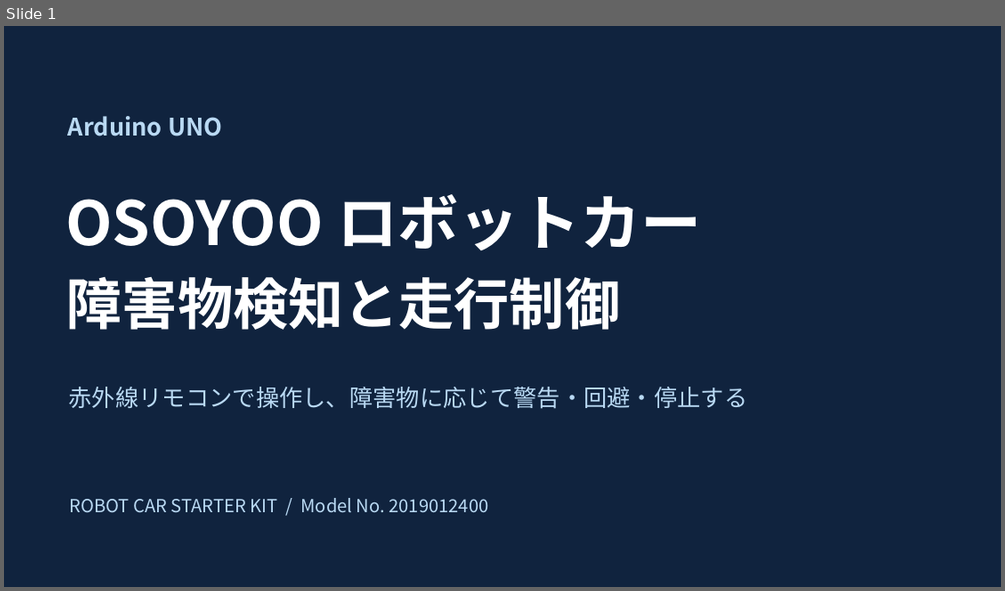
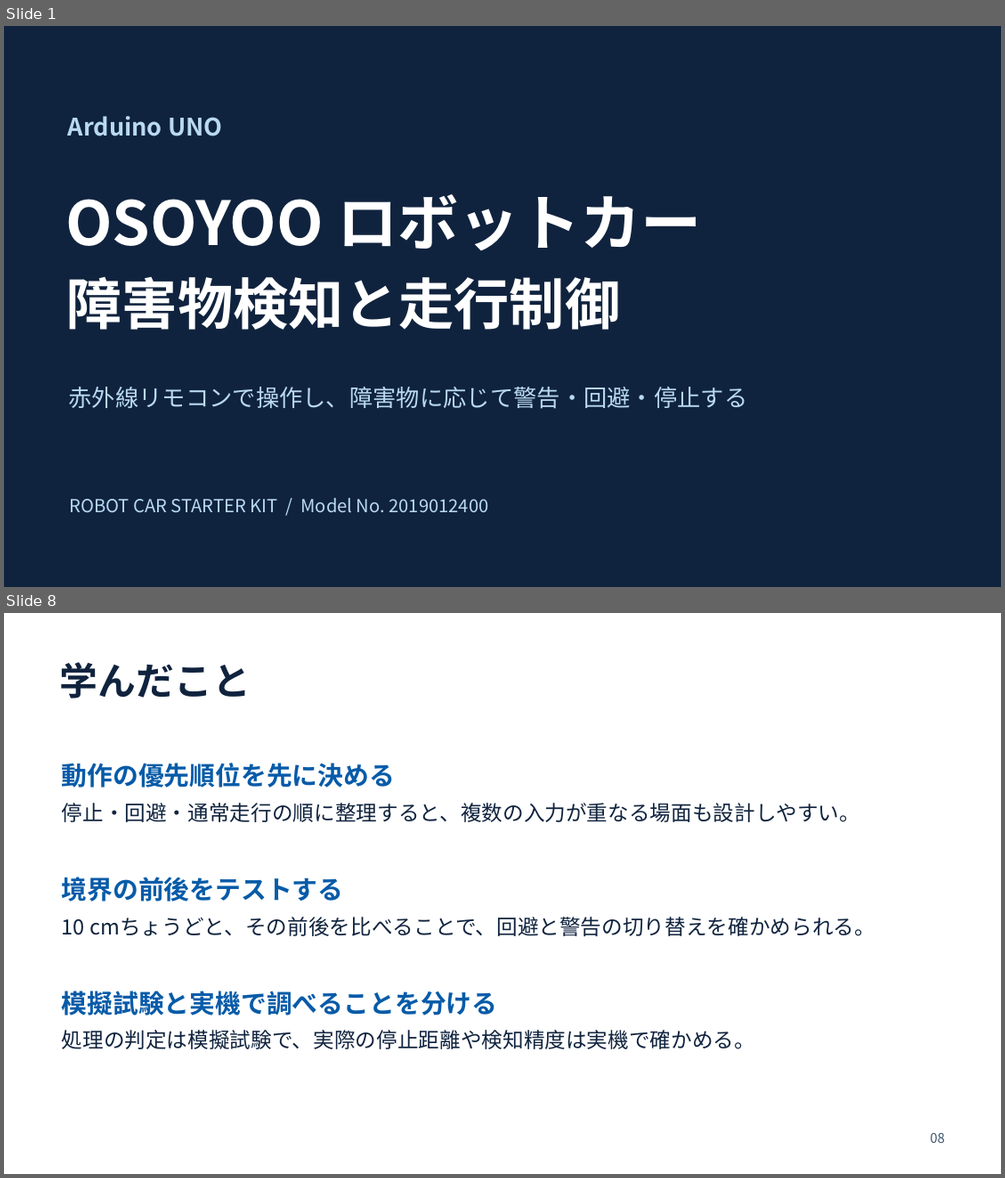
Before and after one commit to aaa1550/-, a slide deck: docs/files/OSOYOO_robot_car_presentation.pptx. Shown one above the other, each under a label of ours: slide 1 before the commit, slides 1 and 8 after it; the slides between them are not shown. The pictures are 1005x591 and 1005x1178 pixels, drawn with LibreOffice and Linux fonts; fonts in the diff are those of the drawing. Boxes give left, top, right and bottom in pixels: in the first picture for what was removed or moved away, otherwise in the second. Text is boxed around its words. In the diff, an @@ line names an element or a change of style, - is before the commit and + after.

```diff
--- a/docs/files/OSOYOO_robot_car_presentation.pptx
+++ b/docs/files/OSOYOO_robot_car_presentation.pptx
@@ slide 8 added at <box>4,613,1001,1174</box>, background #FFFFFF @@
@@ text added at <box>60,662,251,698</box>, 36.8 pt, text #10233E, bold @@
+学んだこと
@@ text added at <box>62,763,395,787</box>, 24.8 pt, text #075BA8, bold @@
+動作の優先順位を先に決める
@@ text added at <box>62,803,860,822</box>, 20.2 pt, text #10233E @@
+停止・回避・通常走行の順に整理すると、複数の入力が重なる場面も設計しやすい。
@@ text added at <box>62,876,344,901</box>, 24.8 pt, text #075BA8, bold @@
+境界の前後をテストする
@@ text added at <box>62,916,875,936</box>, 20.2 pt, text #10233E @@
+10 cmちょうどと、その前後を比べることで、回避と警告の切り替えを確かめられる。
@@ text added at <box>62,990,498,1015</box>, 24.8 pt, text #075BA8, bold @@
+模擬試験と実機で調べることを分ける
@@ text added at <box>62,1030,755,1049</box>, 20.2 pt, text #10233E @@
+処理の判定は模擬試験で、実際の停止距離や検知精度は実機で確かめる。
@@ text added at <box>930,1133,945,1143</box>, 12.8 pt, text #405671 @@
+08
```
Also in this commit, not shown: 3 slides changed, 4 other slides added, 7 slides removed, 1 other file.
